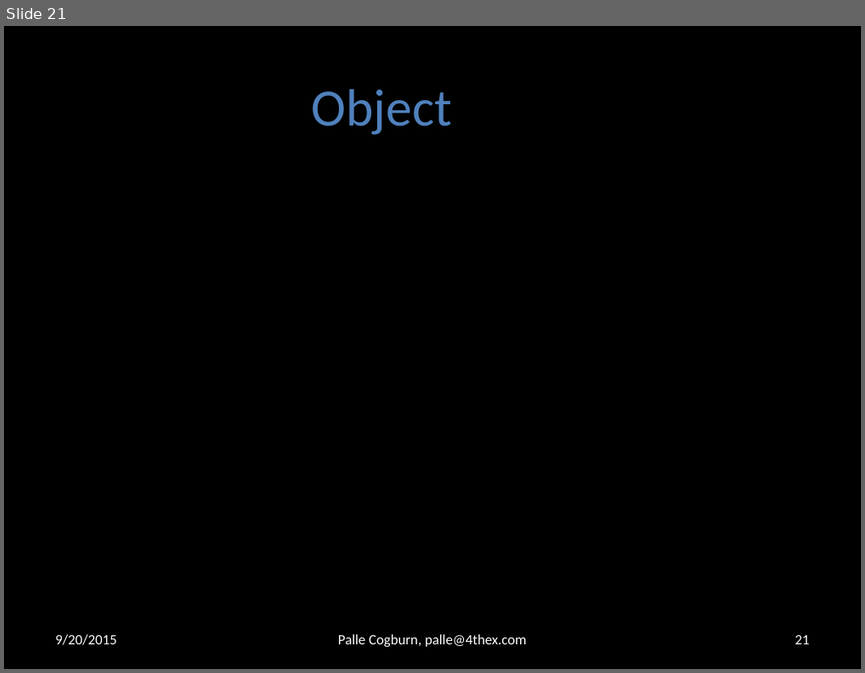
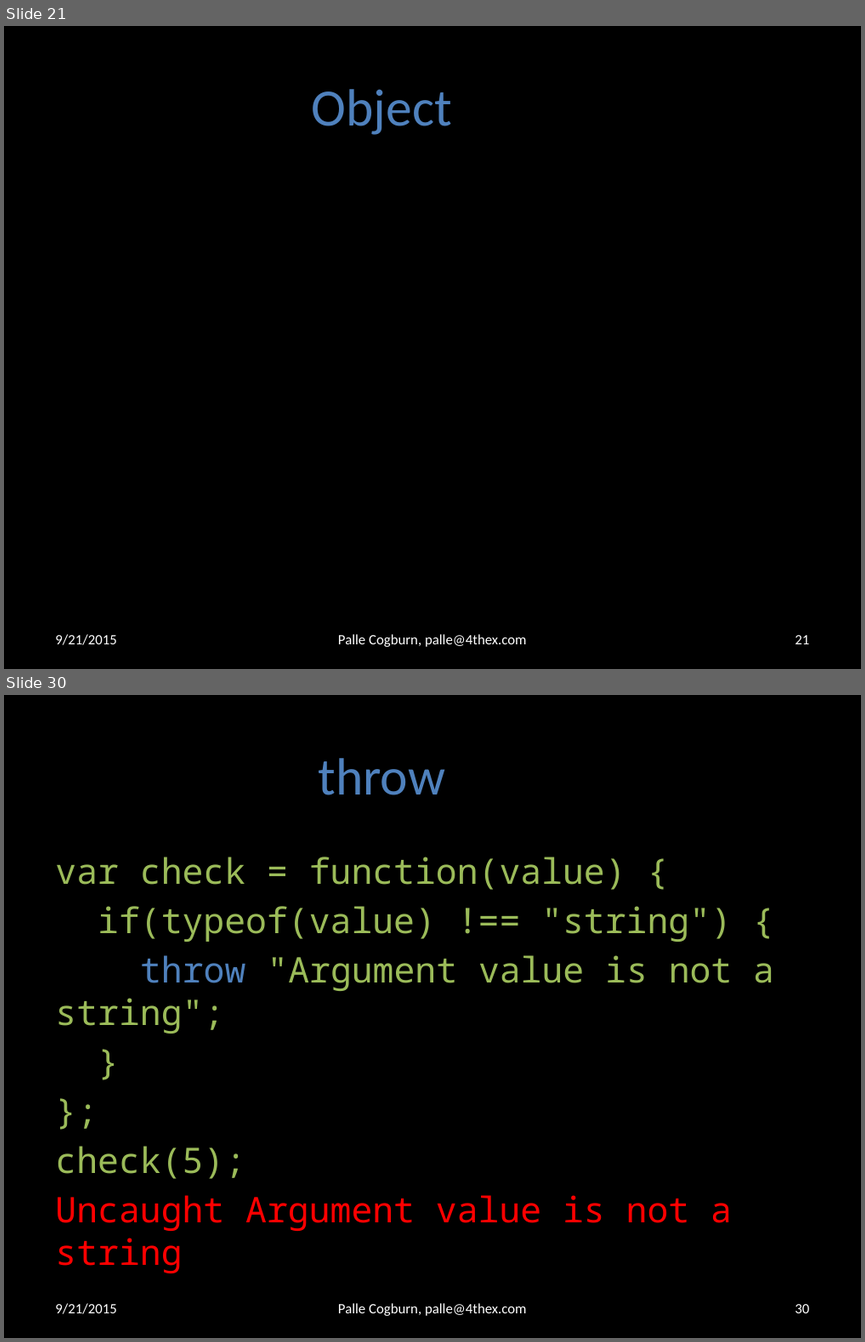
Before and after one commit to 4thex/JSRobot, a slide deck: doc/Computer Programming 1.pptx. Shown one above the other, each under a label of ours: slide 21 before the commit, slides 21 and 30 after it; the slides between them are not shown. The pictures are 865x673 and 865x1342 pixels, drawn with LibreOffice and Linux fonts; fonts in the diff are those of the drawing; background and template pictures are left out. Boxes give left, top, right and bottom in pixels: in the first picture for what was removed or moved away, otherwise in the second. Text is boxed around its words. In the diff, an @@ line names an element or a change of style, - is before the commit and + after.

```diff
--- a/doc/Computer Programming 1.pptx
+++ b/doc/Computer Programming 1.pptx
@@ slide 30 added at (4, 695, 861, 1338), background #000000 @@
@@ title added at (318, 758, 445, 795), 44 pt, text #4F81BD @@
+throw
@@ text added at (55, 857, 774, 1273), 29.6 pt, text #9BBB59 @@
+var check = function(value) {
+if(typeof(value) !== "string") {
+throw "Argument value is not a string";
+}
+};
+check(5);
+Uncaught Argument value is not a string
@@ text added at (55, 1303, 116, 1314), 12 pt, text #FFFFFF @@
+9/21/2015
@@ text added at (338, 1303, 527, 1315), 12 pt, text #FFFFFF @@
+Palle Cogburn, palle@4thex.com
@@ page number added at (794, 1304, 809, 1313), 12 pt, text #FFFFFF @@
+30
@@ slide 21 changed as well @@
@@ text at (55, 634, 116, 645): text changed @@
-9/20/2015
+9/21/2015
```
Also in this commit, not shown: 29 other slides changed, 8 other slides added, 1 other file.
